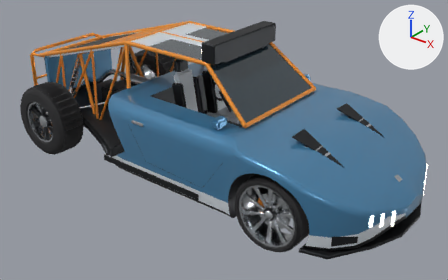
The glTF model godot/assets/vehicles/models/knifeedge/knifeedge_blueprint.glb, before and after one commit.
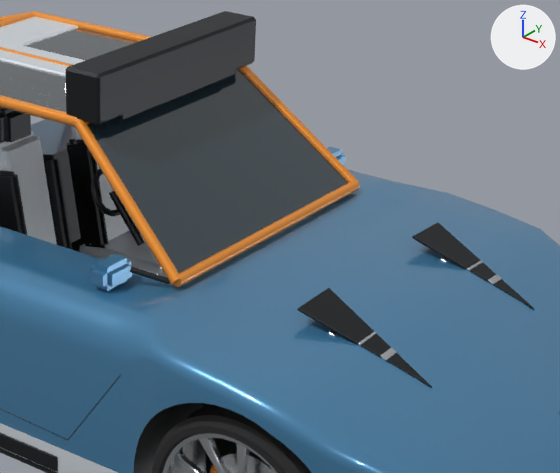
The first picture shows the older version from a camera (50 mm lens) standing at (4.47, -5.19, 3.62) and looking at (0.36, -0.05, 0.44). The close-ups show the older and then the newer version on the part from 39% to 88% of the width and 6% to 72% of the height of that picture. Only the edits that show in the close-ups are written down. Lighting does not change. The marker at upper right points along +X, +Y and +Z. Where no turn or scale is listed for an object, it has been applied to the vertices. Vertices at exactly the same position are counted once.

The first close-up shows 'Body_CageRoof.001', 'Body_Shell.001', 'Detail_Iron', 'Detail_Paint', 'Detail_Secondary', 'Glass_Roof_+1.001', 'Glass_Roof_-1.001', 'Glass_Windshield.001', 'Wheel_Coupe_Brake_-1.001', 'Wheel_Coupe_Rim_-1.001', 'Wheel_Coupe_Tire_-1.001' and 6 more.
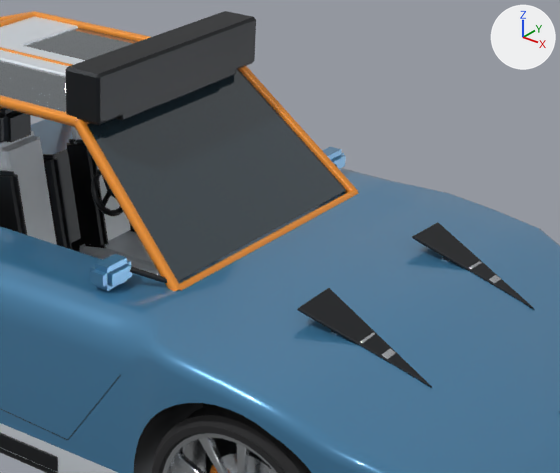
What differs and where, as boxes (x1, y1, x2, y2) in the close-ups (560 x 473 px; the box of a moved part takes in the faces that stretch with it):
'Glass_Windshield.001', rescaled
    before: (87, 69, 349, 273)
    after: (87, 69, 346, 281)
'Body_CageRoof.001', rescaled
    before: (0, 11, 360, 287)
    after: (0, 11, 358, 291)
part 1 of me_body_cageroof_mesh_001, moved or reshaped
    before: (75, 66, 360, 287)
    after: (75, 66, 358, 291)
part 2 of me_detail_iron_mesh, reshaped
    before: (109, 191, 145, 246)
    after: (102, 175, 115, 206)

What changed in the scene script:
```text
Change me_body_cageroof_mesh_001:
    used by ob_body_cageroof_001; location = (0.0, 0.0, 0.0)
    remove me_body_cageroof_mesh_001.from_pydata(...)  # 232 vertices, 440 faces; spans x -0.69..1.14, y -0.68..0.68, z 1.02..1.56
    add me_body_cageroof_mesh_001.from_pydata(...)  # 232 vertices, 440 faces; spans x -0.69..1.14, y -0.68..0.68, z 0.98..1.56
    me_body_cageroof_mesh_001 part 1: the whole mesh is scaled about its middle by (1, 1, 1.09), then moved by (0.0, 0.0, -0.02)
Change me_detail_iron_mesh:
    used by ob_detail_iron; location = (0.0, 0.0, 0.0)
    remove me_detail_iron_mesh.from_pydata(...)  # 1392 vertices, 2588 faces; spans x -2.42..2.63, y -1.03..1.03, z 0.24..1.76
    add me_detail_iron_mesh.from_pydata(...)  # 1436 vertices, 2672 faces; spans x -2.42..2.63, y -1.03..1.03, z 0.19..1.76
    me_detail_iron_mesh part 2: 9 vertices moved from x 0.46..0.64, y -0.28..-0.25, z 0.94..1.15 to x 0.46..1.03, y -0.28..-0.25, z 0.97..1.15; 6 vertices removed from x 0.48..0.63, y -0.27..-0.24, z 0.93..1.15; 50 vertices added at x 0.41..1.03, y -0.34..-0.18, z 0.96..1.23
    other edits to the shape of me_detail_iron_mesh do not show in these pictures
Change me_glass_windshield_mesh_001:
    used by ob_glass_windshield_001; location = (0.0, 0.0, 0.0)
    remove me_glass_windshield_mesh_001.from_pydata(...)  # 8 vertices, 12 faces; spans x 0.541..1.106, y -0.64..0.64, z 1.059..1.529
    add me_glass_windshield_mesh_001.from_pydata(...)  # 8 vertices, 12 faces; spans x 0.541..1.095, y -0.64..0.64, z 1.025..1.528
    me_glass_windshield_mesh_001 part 3: the whole mesh is scaled about its middle by (0.982, 1, 1.07), then moved by (-0.006, 0.0, -0.017)
```
